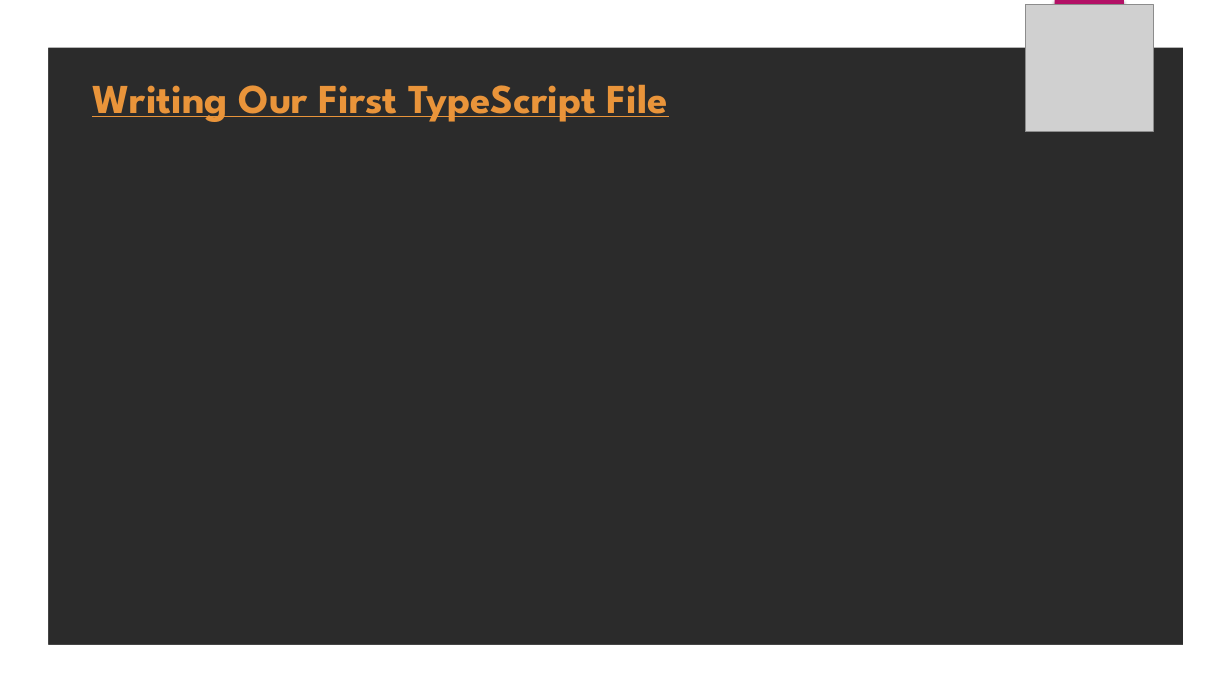
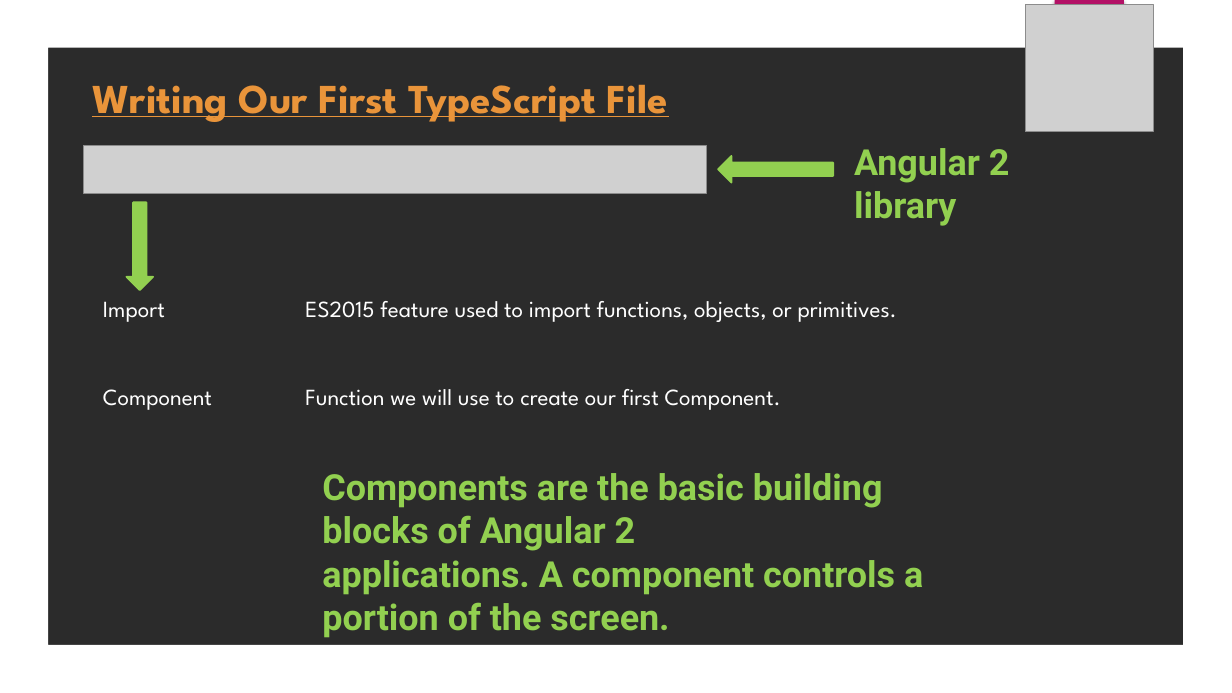
Before and after one commit to uiravi/Angular-pptx, a slide deck: slide 13 of Angular.pptx. Drawn at 1232x693 pixels with LibreOffice and Linux fonts; fonts in the diff are those of the drawing; grey boxes stand for pictures; background and template pictures are left out; a plain dark background stands for a picture behind light text. Boxes give left, top, right and bottom in pixels: in the first picture for what was removed or moved away, otherwise in the second. Text is boxed around its words. In the diff, an @@ line names an element or a change of style, - is before the commit and + after.

```diff
--- a/Angular.pptx
+++ b/Angular.pptx
@@ picture added at box(83, 145, 706, 193) @@
@@ text added at box(854, 148, 1010, 226), 28 pt, text #92D050, bold @@
+Angular 2 library
@@ left arrow added at box(718, 156, 833, 183), fill #92D050, outline #92D050 1.5 pt @@
@@ left arrow added at box(127, 202, 153, 290), fill #92D050, outline #92D050 1.5 pt @@
@@ text added at box(103, 301, 165, 322), 18 pt, text #FFFFFF @@
+Import
@@ text added at box(305, 301, 897, 322), 18 pt, text #FFFFFF @@
+ES2015 feature used to import functions, objects, or primitives.
@@ text added at box(103, 389, 212, 410), 18 pt, text #FFFFFF @@
+Component
@@ text added at box(305, 389, 781, 410), 18 pt, text #FFFFFF @@
+Function we will use to create our first Component.
@@ text added at box(322, 473, 923, 638), 28 pt, text #92D050, bold @@
+Components are the basic building blocks of Angular 2
+applications. A component controls a portion of the screen.
```
Also in this commit, not shown: 11 slides added.
